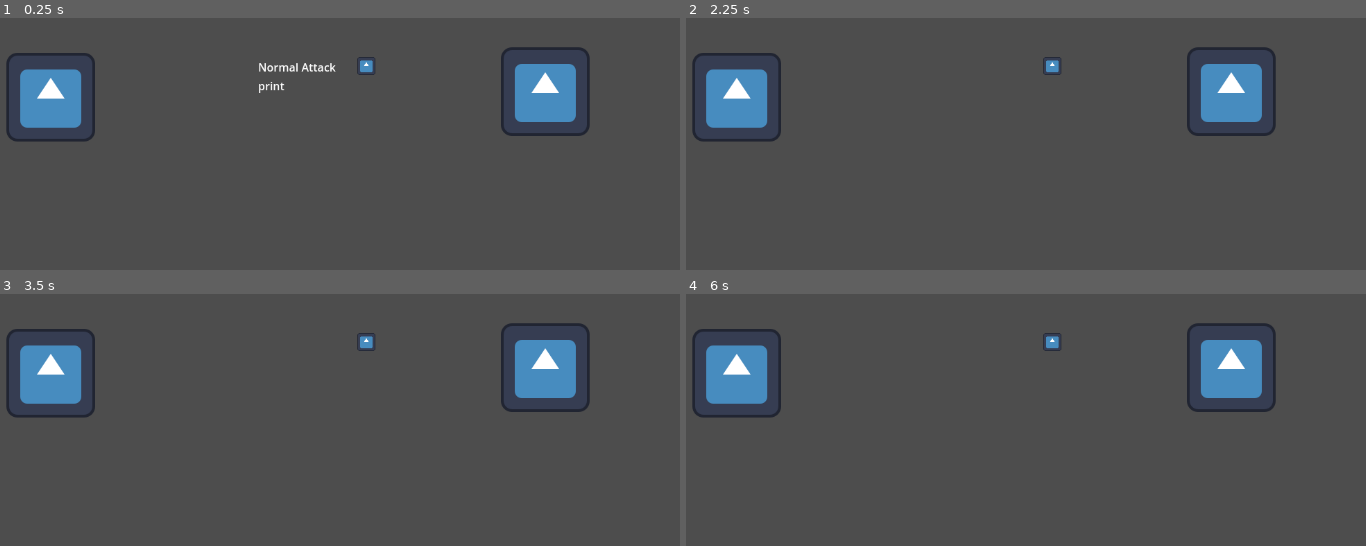
Above: before the commit, frames 1-4 (two rows, left to right).
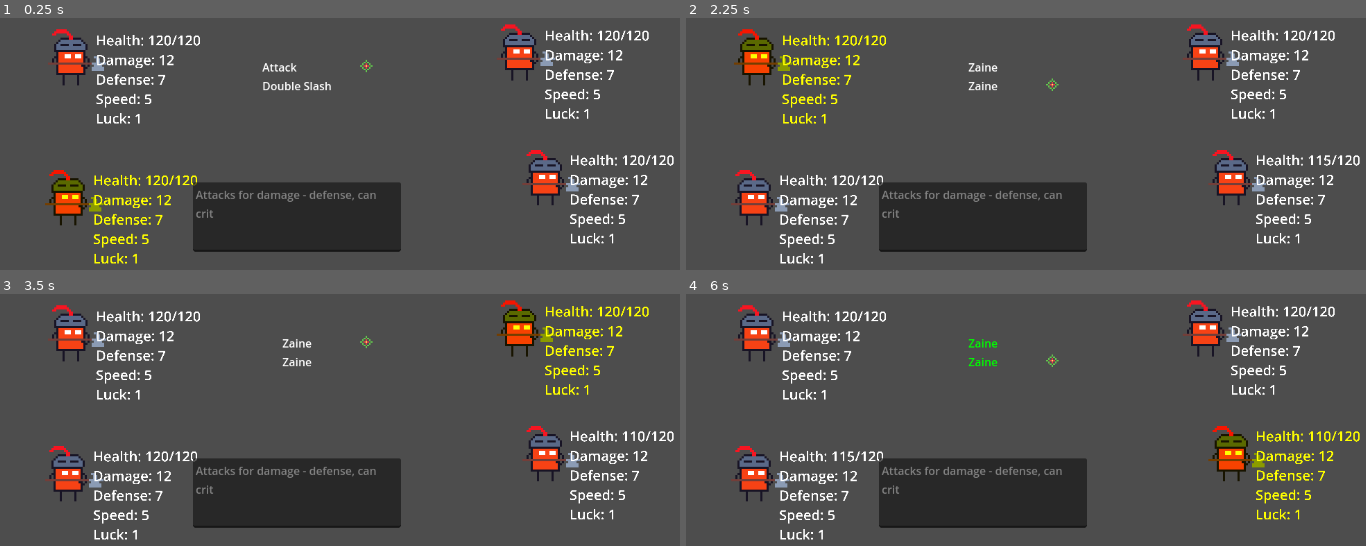
Above: after the commit, the same moments.

Repository: Storessss/rpg-battler
Game: Godot game, scene res://scenes/game/battle/battle.tscn
The game is run twice, just before and just after one commit, with the same random seed, the same clock (stepped at 60 frames per second) and the same inputs. The engine's default icon, where the game draws it, is replaced by a stand-in: a white triangle on a blue panel in a dark square.
Inputs:
- Up to frame 1 (0.25 s): no input
- Up to frame 2 (2.25 s): tap Enter (confirm) at 0.5, 0.6, 1.25, 1.55, 2, 2.1 s; hold W (up) 0.53-1.28 s; tap Shift (select, bound only after the commit) at 0.8, 1.35 s; hold Backspace (back) 1.28-2.03 s; hold W (up) from 2.03 s (still down)
- Up to frame 3 (3.5 s): keep holding W (up); tap Shift (select, bound only after the commit) at 2.3, 2.85 s; tap Enter (confirm) at 2.75, 3.05 s
- Up to frame 4 (6 s): tap Enter (confirm) at 3.5, 3.6, 4.25, 4.55, 5.1 s; release W (up) at 3.53 s; hold Backspace (back) 3.53-5.78 s; tap Shift (select, bound only after the commit) at 3.8, 4.35, 5.3, 5.85 s; hold W (up) from 5.78 s (still down)

The runs differ from the first frame. In frame 1, 21% of the frame differs, in the area x 0-100%, y 2-98%; in frame 2, 20%; in frame 3, 20%; in frame 4, 20%.
Error before the commit: Invalid access to property or key of type 'String' on a base object of type 'Dictionary'. (res://scenes/game/battle/action_box.gd:48)

Commit message:
Finished main logic

Diff:
--- a/project.godot
+++ b/project.godot
@@ -18,6 +18,7 @@
 [autoload]
 
 GlobalVariables="*res://singletons/global_variables.gd"
+StatusEffectManager="*res://singletons/status_effect_manager.gd"
 
 [global_group]
 
@@ -60,7 +61,14 @@
 "events": [Object(InputEventKey,"resource_local_to_scene":false,"resource_name":"","device":-1,"window_id":0,"alt_press …(195 unchanged characters)…
 ]
 }
+select={
+"deadzone": 0.2,
+"events": [Object(InputEventKey,"resource_local_to_scene":false,"resource_name":"","device":-1,"window_id":0,"alt_pressed":false,"shift_pressed":false,"ctrl_pressed":false,"meta_pressed":false,"pressed":false,"keycode":0,"physical_keycode":4194325,"key_label":0,"unicode":0,"location":0,"echo":false,"script":null)
+, Object(InputEventKey,"resource_local_to_scene":false,"resource_name":"","device":-1,"window_id":0,"alt_pressed":false,"shift_pressed":false,"ctrl_pressed":false,"meta_pressed":false,"pressed":false,"keycode":0,"physical_keycode":4194325,"key_label":0,"unicode":0,"location":0,"echo":false,"script":null)
+]
+}
 
 [rendering]
 
+textures/canvas_textures/default_texture_filter=0
 renderer/rendering_method="mobile"
--- a/scenes/game/battle/action_box.gd
+++ b/scenes/game/battle/action_box.gd
@@ -2,13 +2,24 @@
 
 @onready var vbox = $VBoxContainer
 @onready var selector = $Selector
+@onready var description_box = $DescriptionBox
 var index: int
+
+var turn_phase: int
 
 var taking_turn: Character
 var turn_actions: Dictionary
 var turn_action: Callable
-var targets_purple_team: bool
-var turn_targets: Array[Character]
+var turn_allied_characters: Array[Node]
+var turn_enemy_characters: Array[Node]
+var min_target_allies: int
+var max_target_allies: int
+var min_target_enemies: int
+var max_target_enemies: int
+var target_allies_count: int
+var target_enemies_count: int
+var target_allies: Array[Character]
+var target_enemies: Array[Character]
 
 func clear_actions():
 	index = 0
@@ -25,15 +36,24 @@
 		label.text = action_name
 		vbox.add_child(label)
 
-func populate_characters():
-	var turn_characters: Array[Node]
-	if targets_purple_team:
-		turn_characters = get_tree().get_nodes_in_group("purple_team")
-	else:
-		turn_characters = get_tree().get_nodes_in_group("yellow_team")
-	for turn_character in turn_characters:
+func populate_allies():
+	if taking_turn.is_in_group("yellow_team"):
+		turn_allied_characters = get_tree().get_nodes_in_group("yellow_team")
+	elif taking_turn.is_in_group("purple_team"):
+		turn_allied_characters = get_tree().get_nodes_in_group("purple_team")
+	for ally in turn_allied_characters:
 		var label = Label.new()
-		label.text = turn_character.character_name
+		label.text = ally.character_name
+		vbox.add_child(label)
+
+func populate_enemies():
+	if taking_turn.is_in_group("yellow_team"):
+		turn_enemy_characters = get_tree().get_nodes_in_group("purple_team")
+	elif taking_turn.is_in_group("purple_team"):
+		turn_enemy_characters = get_tree().get_nodes_in_group("yellow_team")
+	for enemy in turn_enemy_characters:
+		var label = Label.new()
+		label.text = enemy.character_name
 		vbox.add_child(label)
 
 func _process(_delta: float) -> void:
@@ -43,19 +63,74 @@
 		index = (index + 1 + vbox.get_child_count()) % vbox.get_child_count()
 	selector.position = vbox.get_child(index).position
 	selector.position += Vector2(100, -15)
-	if Input.is_action_just_pressed("confirm"):
-		var key = vbox.get_child(index).text
-		turn_action = taking_turn.actions[key]["action"]
-		var targets_enemy = taking_turn.actions[key]["targets_enemy"]
-		if taking_turn.is_in_group("yellow_team"):
-			if targets_enemy:
-				targets_purple_team = true
+	if turn_phase == 0:
+		if taking_turn.actions.has(vbox.get_child(index).text):
+			description_box.text = taking_turn.actions[vbox.get_child(index).text]["description"]
+		else:
+			description_box.text = ""
+		if Input.is_action_just_pressed("confirm"):
+			var key = vbox.get_child(index).text
+			turn_action = taking_turn.actions[key]["action"]
+			min_target_allies = taking_turn.actions[key]["min_target_allies"]
+			max_target_allies = taking_turn.actions[key]["max_target_allies"]
+			min_target_enemies = taking_turn.actions[key]["min_target_enemies"]
+			max_target_enemies = taking_turn.actions[key]["max_target_enemies"]
+			clear_actions()
+			if max_target_allies == 0:
+				populate_enemies()
+				turn_phase = 2
 			else:
-				targets_purple_team = false
-		elif taking_turn.is_in_group("purple_team"):
-			if targets_enemy:
-				targets_purple_team = false
+				populate_allies()
+				turn_phase = 1
+	elif turn_phase == 1:
+		if Input.is_action_just_pressed("select"):
+			if vbox.get_child(index).modulate == Color.WHITE:
+				vbox.get_child(index).modulate = Color.GREEN
+				target_allies.append(turn_allied_characters[index])
+				target_allies_count += 1
+			elif vbox.get_child(index).modulate == Color.GREEN:
+				target_allies.erase(turn_allied_characters[index])
+				vbox.get_child(index).modulate = Color.WHITE
+				target_allies_count -= 1
+		if Input.is_action_just_pressed("confirm") and target_allies_count >= min_target_allies and \
+		 target_allies_count <= max_target_allies:
+			clear_actions()
+			if max_target_enemies == 0:
+				turn_phase = 3
 			else:
-				targets_purple_team = true
+				turn_phase = 2
+				populate_enemies()
+	elif turn_phase == 2:
+		if Input.is_action_just_pressed("select"):
+			if vbox.get_child(index).modulate == Color.WHITE:
+				vbox.get_child(index).modulate = Color.GREEN
+				target_enemies.append(turn_enemy_characters[index])
+				target_enemies_count += 1
+			elif vbox.get_child(index).modulate == Color.GREEN:
+				vbox.get_child(index).modulate = Color.WHITE
+				target_enemies.erase(turn_enemy_characters[index])
+				target_enemies_count -= 1
+		if Input.is_action_just_pressed("confirm") and target_enemies_count >= min_target_enemies and \
+		 target_enemies_count <= max_target_enemies:
+			turn_phase = 3
+	elif turn_phase == 3:
+		turn_action.call(target_allies, target_enemies)
+		turn_phase = 0
+		target_allies.clear()
+		target_enemies.clear()
+		target_allies_count = 0
+		target_enemies_count = 0
+		get_tree().current_scene.turn += 1
+	if Input.is_action_just_pressed("back"):
+		turn_phase = 0
+		target_allies.clear()
+		target_enemies.clear()
+		target_allies_count = 0
+		target_enemies_count = 0
 		clear_actions()
-		populate_characters()
+		populate_actions()
+
+func _physics_process(delta: float) -> void:
+	print("t: ", target_enemies_count)
+	print("x: ", max_target_enemies)
+	print("n: ", min_target_enemies)
--- a/scenes/game/battle/action_box.tscn
+++ b/scenes/game/battle/action_box.tscn
@@ -1,7 +1,7 @@
 [gd_scene load_steps=3 format=3 uid="uid://ekrlym7dimqx"]
 
 [ext_resource type="Script" uid="uid://ddv1wkdyv2xuk" path="res://scenes/game/battle/action_box.gd" id="1_57fxv"]
-[ext_resource type="Texture2D" uid="uid://ep3p3321amyc" path="res://icon.svg" id="2_60ies"]
+[ext_resource type="Texture2D" uid="uid://c85pvti76dene" path="res://sprites/selector.png" id="2_60ies"]
 
 [node name="ActionBox" type="Control"]
 layout_mode = 3
@@ -23,5 +23,15 @@
 grow_vertical = 2
 
 [node name="Selector" type="Sprite2D" parent="."]
-scale = Vector2(0.2, 0.2)
+scale = Vector2(2.5, 2.5)
 texture = ExtResource("2_60ies")
+
+[node name="DescriptionBox" type="TextEdit" parent="."]
+layout_mode = 0
+offset_left = -150.0
+offset_top = 153.0
+offset_right = 150.0
+offset_bottom = 253.0
+editable = false
+wrap_mode = 1
+autowrap_mode = 2
--- a/scenes/game/battle/battle.gd
+++ b/scenes/game/battle/battle.gd
@@ -1,8 +1,6 @@
 extends Node2D
 
 var characters: Array[Character]
-var yellow_team: Array[Character]
-var purple_team: Array[Character]
 
 @onready var action_box = $ActionBox
 
@@ -13,15 +11,25 @@
 	for character in $YellowTeam.get_children():
 		character.add_to_group("yellow_team")
 		characters.append(character)
-		yellow_team.append(character)
 	for character in $PurpleTeam.get_children():
 		character.add_to_group("purple_team")
 		characters.append(character)
-		purple_team.append(character)
+	turn_order()
 
 func _process(delta: float) -> void:
+	if turn == characters.size():
+		turn = 0
+		turn_order()
 	if characters[turn] != taking_turn:
+		if taking_turn != null:
+			taking_turn.end_turn()
 		taking_turn = characters[turn]
+		taking_turn.start_turn()
 		action_box.taking_turn = taking_turn
 		action_box.clear_actions()
 		action_box.populate_actions()
+
+func turn_order():
+	characters.sort_custom(func(a, b):
+		return a.speed > b.speed
+	)
--- a/scenes/game/battle/battle.tscn
+++ b/scenes/game/battle/battle.tscn
@@ -1,21 +1,27 @@
 [gd_scene load_steps=4 format=3 uid="uid://bbltd5xubkd7p"]
 
 [ext_resource type="Script" uid="uid://c1pn56kl1dnxq" path="res://scenes/game/battle/battle.gd" id="1_5od06"]
+[ext_resource type="PackedScene" uid="uid://c7viag27dorke" path="res://scenes/game/characters/zaine.tscn" id="2_rqgoa"]
 [ext_resource type="PackedScene" uid="uid://ekrlym7dimqx" path="res://scenes/game/battle/action_box.tscn" id="3_rqgoa"]
-[ext_resource type="PackedScene" uid="uid://4gsxq6trauon" path="res://scenes/game/characters/test_character.tscn" id="3_vjerc"]
 
 [node name="Battle" type="Node2D"]
 script = ExtResource("1_5od06")
 
 [node name="YellowTeam" type="Node2D" parent="."]
 
-[node name="TestCharacter" parent="YellowTeam" instance=ExtResource("3_vjerc")]
-position = Vector2(177, 325)
+[node name="Zaine" parent="YellowTeam" instance=ExtResource("2_rqgoa")]
+position = Vector2(210, 467)
+
+[node name="Zaine2" parent="YellowTeam" instance=ExtResource("2_rqgoa")]
+position = Vector2(214, 265)
 
 [node name="PurpleTeam" type="Node2D" parent="."]
 
-[node name="TestCharacter" parent="PurpleTeam" instance=ExtResource("3_vjerc")]
-position = Vector2(890, 317)
+[node name="Zaine3" parent="PurpleTeam" instance=ExtResource("2_rqgoa")]
+position = Vector2(861, 258)
+
+[node name="Zaine4" parent="PurpleTeam" instance=ExtResource("2_rqgoa")]
+position = Vector2(897, 438)
 
 [node name="ActionBox" parent="." instance=ExtResource("3_rqgoa")]
 offset_left = 532.0
--- a/scenes/game/characters/Character.gd
+++ b/scenes/game/characters/Character.gd
@@ -9,21 +9,52 @@
 @export var defense: int
 @export var speed: int
 @export var luck: int
-@export var actions: Dictionary = {
-	"Normal Attack": {
-		"description": "Does damage or something idk",
-		"targets_enemy": true,
-		"action": Callable(self, "normal_attack")
-	},
-	"print": {
-		"description": "Does damage or something idk",
-		"targets_enemy": true,
-		"action": Callable(self, "normal_attack2")
-	}
-}
 
-func normal_attack(caller: Character, targets: Array[Character]):
-	GlobalVariables.general_attack_func(caller, targets)
+var dead: bool
+func die():
+	dead = true
 
-func normal_attack2():
-	print("okkkk")
+var status_effects: Array = []
+
+func start_turn():
+	if dead:
+		get_tree().current_scene.turn += 1
+	modulate = Color.YELLOW
+	for effect in status_effects.duplicate():
+		if effect["tick_time"] == "start":
+			effect["apply"].call(self)
+			effect["duration"] -= 1
+			if effect["duration"] <= 0:
+				if effect.has("on_expire"):
+					effect["on_expire"].call(self)
+				status_effects.erase(effect)
+
+func end_turn():
+	modulate = Color.WHITE
+	for effect in status_effects.duplicate():
+		if effect["tick_time"] == "end":
+			effect["apply"].call(self)
+			effect["duration"] -= 1
+			if effect["duration"] <= 0:
+				if effect.has("on_expire"):
+					effect["on_expire"].call(self)
+				status_effects.erase(effect)
+
+func apply_status(effect: Dictionary):
+	status_effects.append(effect)
+
+func update_labels():
+	$VBoxContainer/Hp.text = "Health: " + str(hp) + "/" + str(max_hp)
+	$VBoxContainer/Damage.text = "Damage: " + str(damage)
+	$VBoxContainer/Defense.text = "Defense: " + str(defense)
+	$VBoxContainer/Speed.text = "Speed: " + str(speed)
+	$VBoxContainer/Luck.text = "Luck: " + str(luck)
+	for status_effect in status_effects:
+		var label = Label.new()
+		label.text = status_effect["name"]
+		$VBoxContainer.add_child(label)
+
+func _process(delta: float) -> void:
+	if hp <= 0:
+		die()
+	update_labels()
--- /dev/null
+++ b/scenes/game/characters/belle.tscn
@@ -0,0 +1,5 @@
+[gd_scene load_steps=2 format=3 uid="uid://d1whnej7urumi"]
+
+[ext_resource type="PackedScene" uid="uid://b3rgsruengdj0" path="res://scenes/game/characters/character.tscn" id="1_des7c"]
+
+[node name="Belle" instance=ExtResource("1_des7c")]
--- /dev/null
+++ b/scenes/game/characters/character.tscn
@@ -0,0 +1,33 @@
+[gd_scene format=3 uid="uid://b3rgsruengdj0"]
+
+[node name="Character" type="Node2D"]
+
+[node name="AnimatedSprite2D" type="AnimatedSprite2D" parent="."]
+scale = Vector2(3, 3)
+
+[node name="VBoxContainer" type="VBoxContainer" parent="."]
+offset_left = 28.0
+offset_top = -36.0
+offset_right = 434.0
+offset_bottom = 806.0
+scale = Vector2(0.2, 0.2)
+
+[node name="Hp" type="Label" parent="VBoxContainer"]
+layout_mode = 2
+theme_override_font_sizes/font_size = 100
+
+[node name="Damage" type="Label" parent="VBoxContainer"]
+layout_mode = 2
+theme_override_font_sizes/font_size = 100
+
+[node name="Defense" type="Label" parent="VBoxContainer"]
+layout_mode = 2
+theme_override_font_sizes/font_size = 100
+
+[node name="Speed" type="Label" parent="VBoxContainer"]
+layout_mode = 2
+theme_override_font_sizes/font_size = 100
+
+[node name="Luck" type="Label" parent="VBoxContainer"]
+layout_mode = 2
+theme_override_font_sizes/font_size = 100
--- a/scenes/game/characters/test_character.gd
+++ b/scenes/game/characters/test_character.gd
@@ -1 +1,25 @@
 extends Character
+
+var actions: Dictionary = {
+	"Normal Attack": {
+		"description": "Does damage or something idk",
+		"target_allies": 0,
+		"target_enemies": 1,
+		"action": Callable(self, "normal_attack2")
+	},
+	"poison": {
+		"description": "Poisons",
+		"target_allies": 0,
+		"target_enemies": 1,
+		"action": Callable(self, "poison2")
+	}
+}
+
+func normal_attack2(allies: Array[Character], enemies: Array[Character]):
+	enemies[0].hp -= damage
+
+func poison2(allies: Array[Character], enemies: Array[Character]):
+	enemies[0].apply_status(StatusEffectManager.poison_effect.duplicate())
+
+func _process(delta: float) -> void:
+	$Label.text = str(hp)
--- a/scenes/game/characters/test_character.tscn
+++ b/scenes/game/characters/test_character.tscn
@@ -5,6 +5,17 @@
 
 [node name="TestCharacter" type="Node2D"]
 script = ExtResource("1_b65xb")
+character_name = "John"
+max_hp = 10
+hp = 10
+damage = 2
 
 [node name="Sprite2D" type="Sprite2D" parent="."]
 texture = ExtResource("1_hilww")
+
+[node name="Label" type="Label" parent="."]
+offset_top = -126.0
+offset_right = 228.0
+offset_bottom = 11.0
+scale = Vector2(0.4, 0.4)
+theme_override_font_sizes/font_size = 100
--- /dev/null
+++ b/scenes/game/characters/test_character2.tscn
@@ -0,0 +1,21 @@
+[gd_scene load_steps=3 format=3 uid="uid://cdyrppov8vpdu"]
+
+[ext_resource type="Script" uid="uid://ctgg6fr48ytrb" path="res://scenes/game/characters/test_character.gd" id="1_tj4wu"]
+[ext_resource type="Texture2D" uid="uid://ep3p3321amyc" path="res://icon.svg" id="2_nsce4"]
+
+[node name="TestCharacter2" type="Node2D"]
+script = ExtResource("1_tj4wu")
+character_name = "John2"
+max_hp = 10
+hp = 10
+damage = 2
+
+[node name="Sprite2D" type="Sprite2D" parent="."]
+texture = ExtResource("2_nsce4")
+
+[node name="Label" type="Label" parent="."]
+offset_top = -126.0
+offset_right = 228.0
+offset_bottom = 11.0
+scale = Vector2(0.4, 0.4)
+theme_override_font_sizes/font_size = 100
--- /dev/null
+++ b/scenes/game/characters/zaine.gd
@@ -0,0 +1,33 @@
+extends Character
+
+var actions: Dictionary = {
+	"Attack": {
+		"description": "Attacks for damage - defense, can crit",
+		"min_target_allies": 0,
+		"max_target_allies": 0,
+		"min_target_enemies": 1,
+		"max_target_enemies": 1,
+		"action": Callable(self, "attack")
+	},
+	"Double Slash": {
+		"description": "Evenly splits a 40 damage double attack",
+		"min_target_allies": 0,
+		"max_target_allies": 0,
+		"min_target_enemies": 1,
+		"max_target_enemies": 2,
+		"action": Callable(self, "double_slash")
+	}
+}
+
+func attack(allies: Array[Character], enemies: Array[Character]):
+	var crit: int = 1
+	if luck > randi_range(1, 100):
+		crit = 2
+	enemies[0].hp -= max(damage * crit - enemies[0].defense, 1)
+
+func double_slash(allies: Array[Character], enemies: Array[Character]):
+	if enemies.size() == 1:
+		enemies[0].hp -= 40
+	else:
+		enemies[0].hp -= 20
+		enemies[1].hp -= 20
--- /dev/null
+++ b/scenes/game/characters/zaine.tscn
@@ -0,0 +1,29 @@
+[gd_scene load_steps=5 format=3 uid="uid://c7viag27dorke"]
+
+[ext_resource type="PackedScene" uid="uid://b3rgsruengdj0" path="res://scenes/game/characters/character.tscn" id="1_m7ttp"]
+[ext_resource type="Script" uid="uid://cb64xll7mkl0q" path="res://scenes/game/characters/zaine.gd" id="2_6gceu"]
+[ext_resource type="Texture2D" uid="uid://cdgwplyemd78j" path="res://sprites/zaine.png" id="2_8ljxh"]
+
+[sub_resource type="SpriteFrames" id="SpriteFrames_6gceu"]
+animations = [{
+"frames": [{
+"duration": 1.0,
+"texture": ExtResource("2_8ljxh")
+}],
+"loop": true,
+"name": &"default",
+"speed": 5.0
+}]
+
+[node name="Zaine" instance=ExtResource("1_m7ttp")]
+script = ExtResource("2_6gceu")
+character_name = "Zaine"
+max_hp = 120
+hp = 120
+damage = 12
+defense = 7
+speed = 5
+luck = 1
+
+[node name="AnimatedSprite2D" parent="." index="0"]
+sprite_frames = SubResource("SpriteFrames_6gceu")
--- a/singletons/global_variables.gd
+++ b/singletons/global_variables.gd
@@ -1,22 +1 @@
 extends Node
-
-func general_attack_func(caller: Character, targets: Array[Character]) -> void:
-	for target in targets:
-		var crit: int = 1
-		if caller.luck > randi_range(1, 100):
-			crit = 2
-		target.hp -= max(caller.damage * crit - target.defense, 1)
-		if target.hp <= 0:
-			target.die()
-
-func to_all_friends(caller: Character):
-	if caller.is_in_group("yellow_team"):
-		return get_tree().get_nodes_in_group("yellow_team")
-	elif caller.is_in_group("purple_team"):
-		return get_tree().get_nodes_in_group("purple_team")
-
-func to_all_foes(caller: Character):
-	if caller.is_in_group("yellow_team"):
-		return get_tree().get_nodes_in_group("purple_team")
-	elif caller.is_in_group("purple_team"):
-		return get_tree().get_nodes_in_group("yellow_team")
--- /dev/null
+++ b/singletons/status_effect_manager.gd
@@ -0,0 +1,11 @@
+extends Node
+
+var poison_effect = {
+	"name": "Poison",
+	"tick_time": "start",
+	"duration": 3,
+	"apply": func(target):
+	target.hp -= 1,
+	"on_expire": func(target):
+		print("Poison wears off from", target.name)
+}
Not shown, added: scenes/game/characters/zaine.gd.uid
Not shown, added: singletons/status_effect_manager.gd.uid
Binary file added: sprites/belle.png
Not shown, added: sprites/belle.png.import
Binary file added: sprites/ki.png
Not shown, added: sprites/ki.png.import
Binary file added: sprites/nova.png
Not shown, added: sprites/nova.png.import
Binary file added: sprites/selector.png
Not shown, added: sprites/selector.png.import
Binary file added: sprites/vee.aseprite
Binary file added: sprites/vee.png
(and 3 more such lines)
